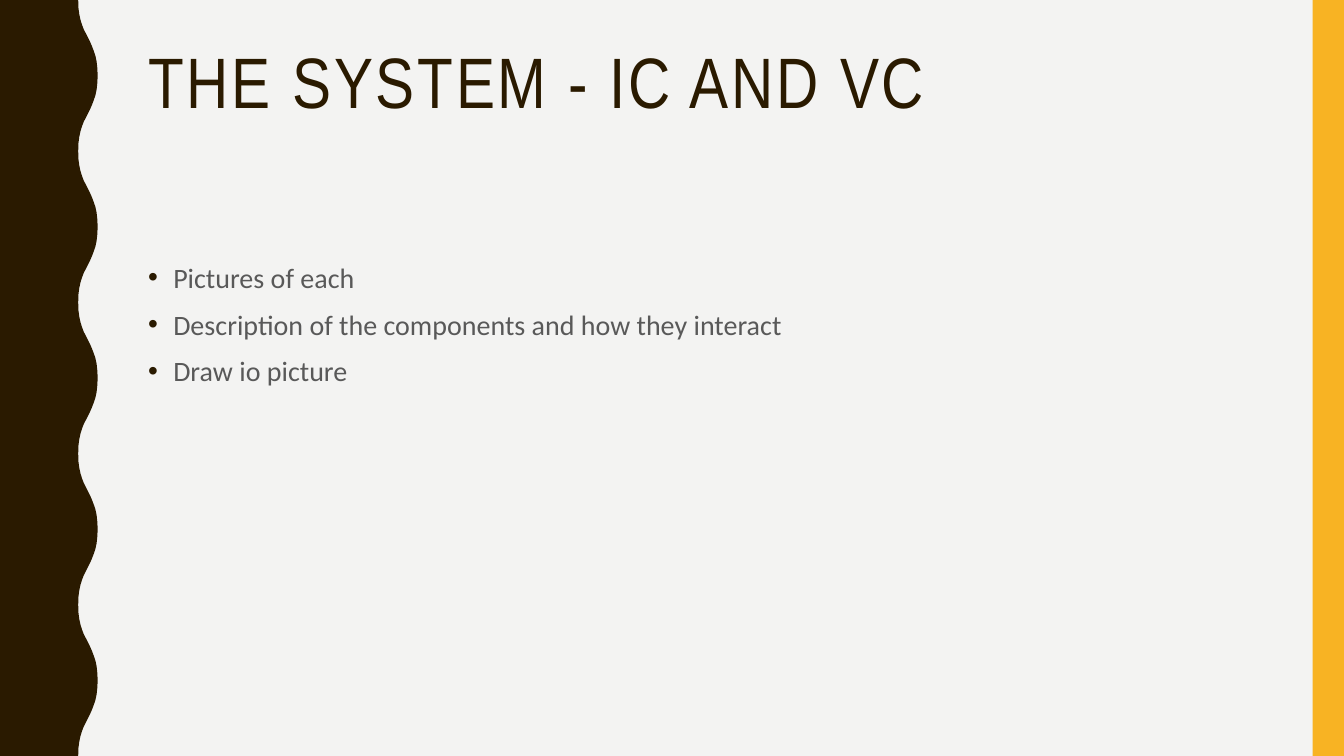
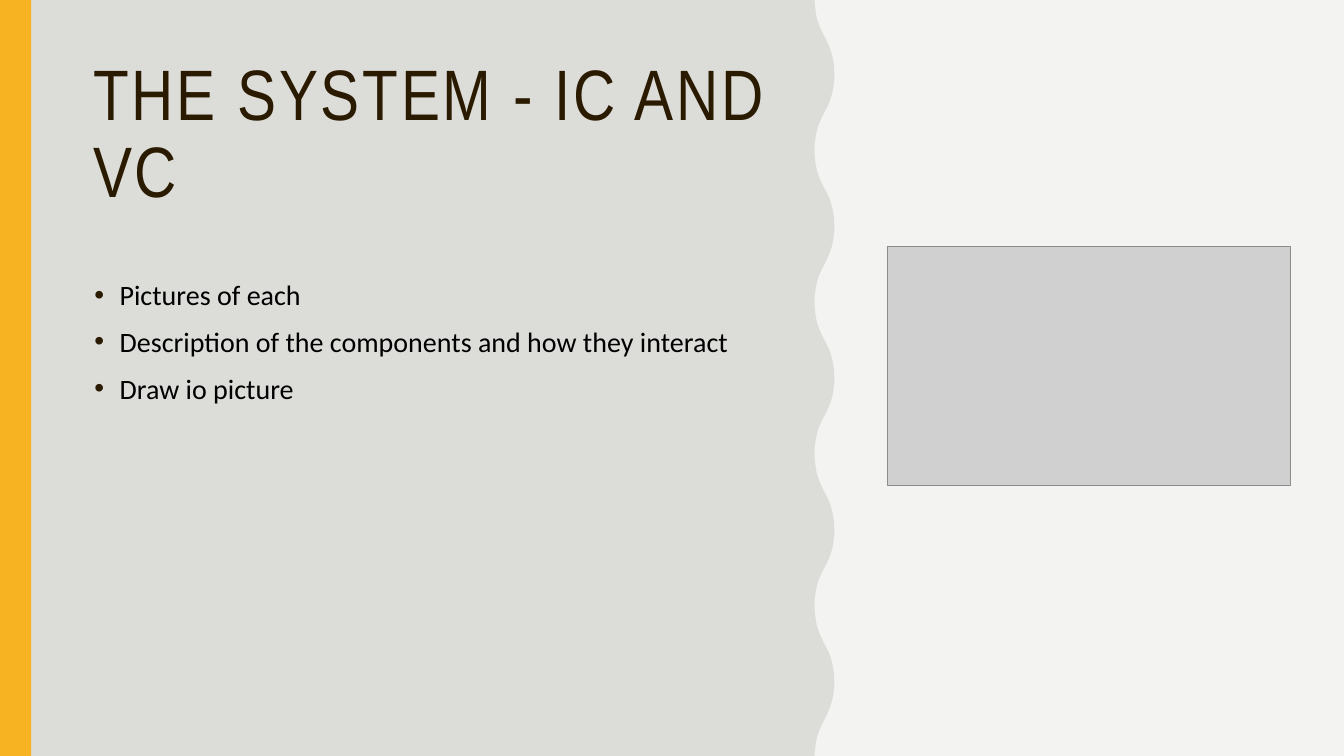
Before and after one commit to jean-lucas/vic, a slide deck: slide 5 of Presentation/Vehicle Intersection Control Presentation.pptx. Drawn at 1344x756 pixels with LibreOffice and Linux fonts; fonts in the diff are those of the drawing; grey boxes stand for pictures. Boxes give left, top, right and bottom in pixels: in the first picture for what was removed or moved away, otherwise in the second. Text is boxed around its words. In the diff, an @@ line names an element or a change of style, - is before the commit and + after.

Commit message:
Presentation update

```diff
--- a/Presentation/Vehicle Intersection Control Presentation.pptx
+++ b/Presentation/Vehicle Intersection Control Presentation.pptx
@@ rectangle added at bbox=[0, 0, 1344, 756], fill #F3F3F2 @@
@@ freeform shape added at bbox=[0, 0, 835, 756], fill #DCDCD9 @@
@@ rectangle added at bbox=[0, 0, 31, 756], fill #F8B323 @@
@@ title "THE SYSTEM - IC AND ..." rewrapped from bbox=[148, 58, 924, 109] to bbox=[93, 70, 764, 198] @@
@@ text "Pictures of each": place and size @@
-text "Pictures of each" at bbox=[173, 268, 782, 386]
+text "Pictures of each" at bbox=[120, 285, 728, 404]
@@ text "Pictures of each" at bbox=[120, 285, 728, 404]: text colour #595959 to #000000 @@
@@ picture added at bbox=[887, 246, 1290, 486] @@
```
